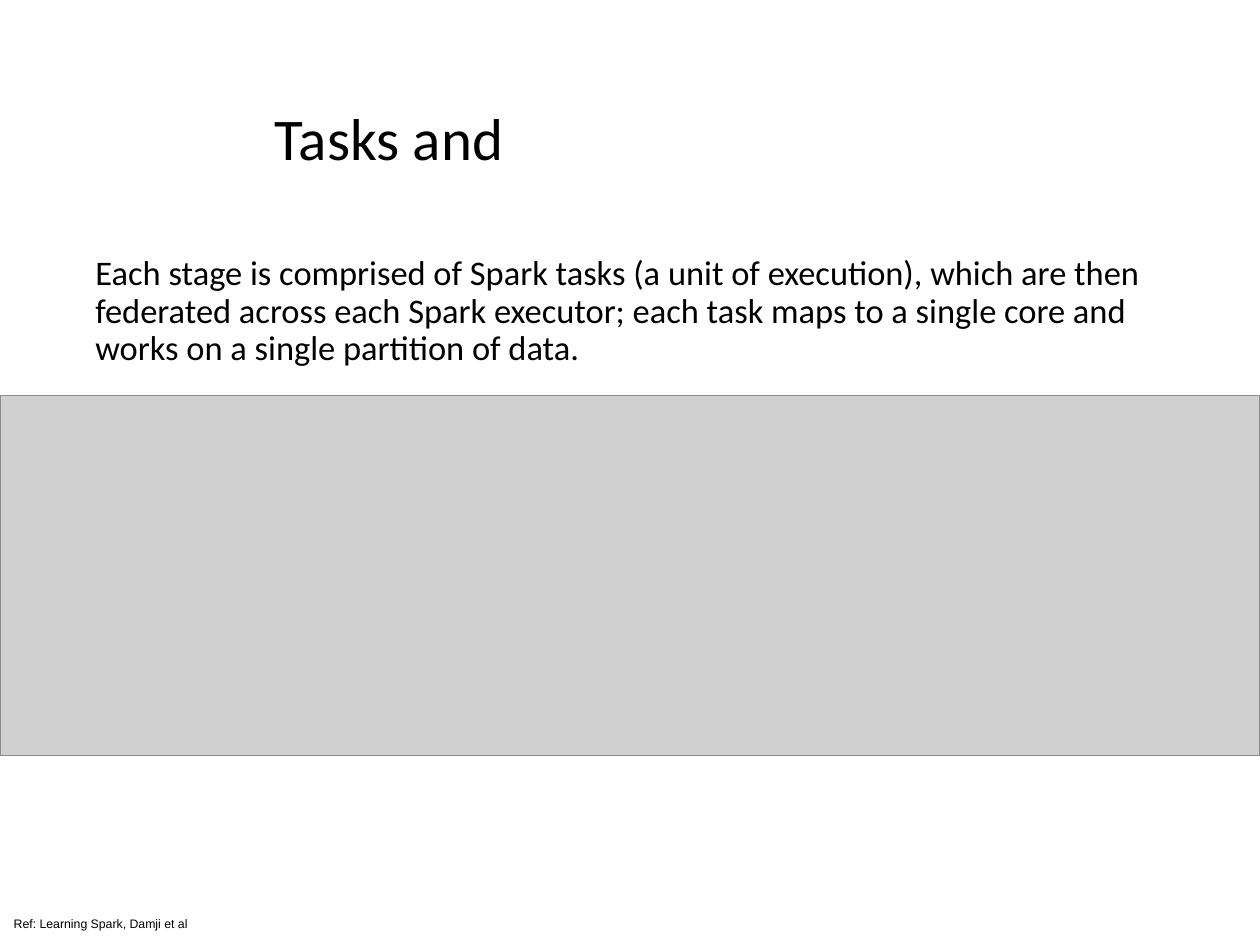
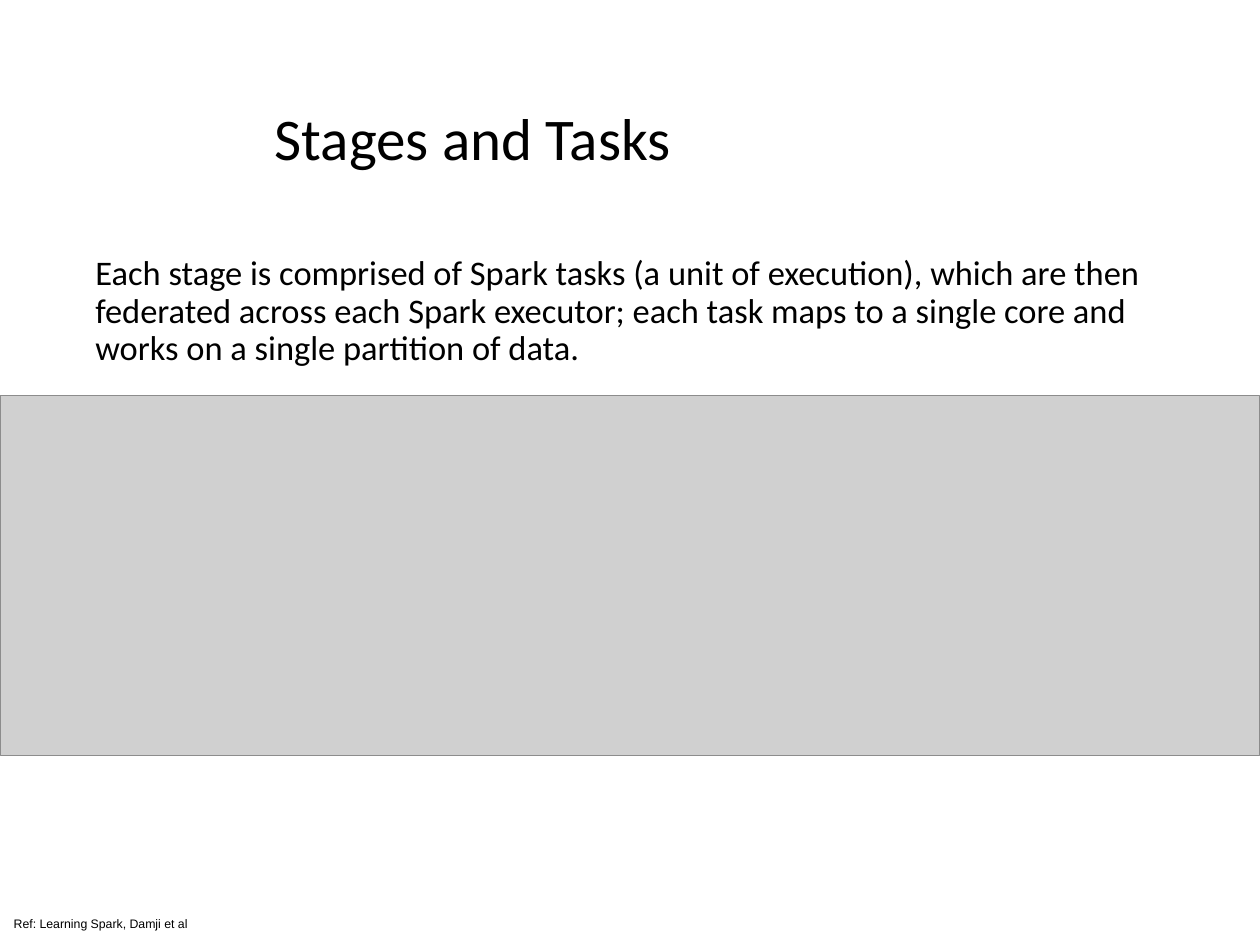
Before and after one commit to Marco-Santoni/databricks-from-scratch, a slide deck: slide 10 of training-spark/1_Spark.pptx. Drawn at 1260x945 pixels with LibreOffice and Linux fonts; fonts in the diff are those of the drawing; grey boxes stand for pictures; background and template pictures are left out. Boxes give left, top, right and bottom in pixels: in the first picture for what was removed or moved away, otherwise in the second. Text is boxed around its words. In the diff, an @@ line names an element or a change of style, - is before the commit and + after.

```diff
--- a/training-spark/1_Spark.pptx
+++ b/training-spark/1_Spark.pptx
@@ title at bbox=[275, 119, 671, 170]: text changed @@
-Tasks and
+Stages and Tasks
```
Also in this commit, not shown: 2 other slides changed.
